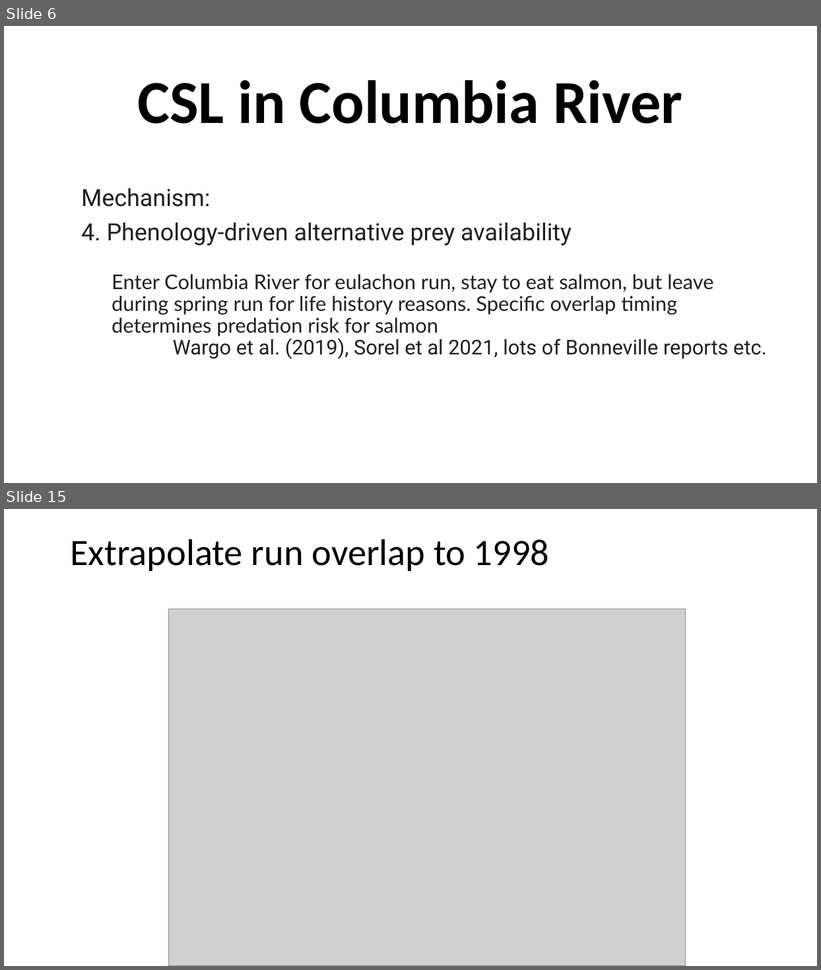
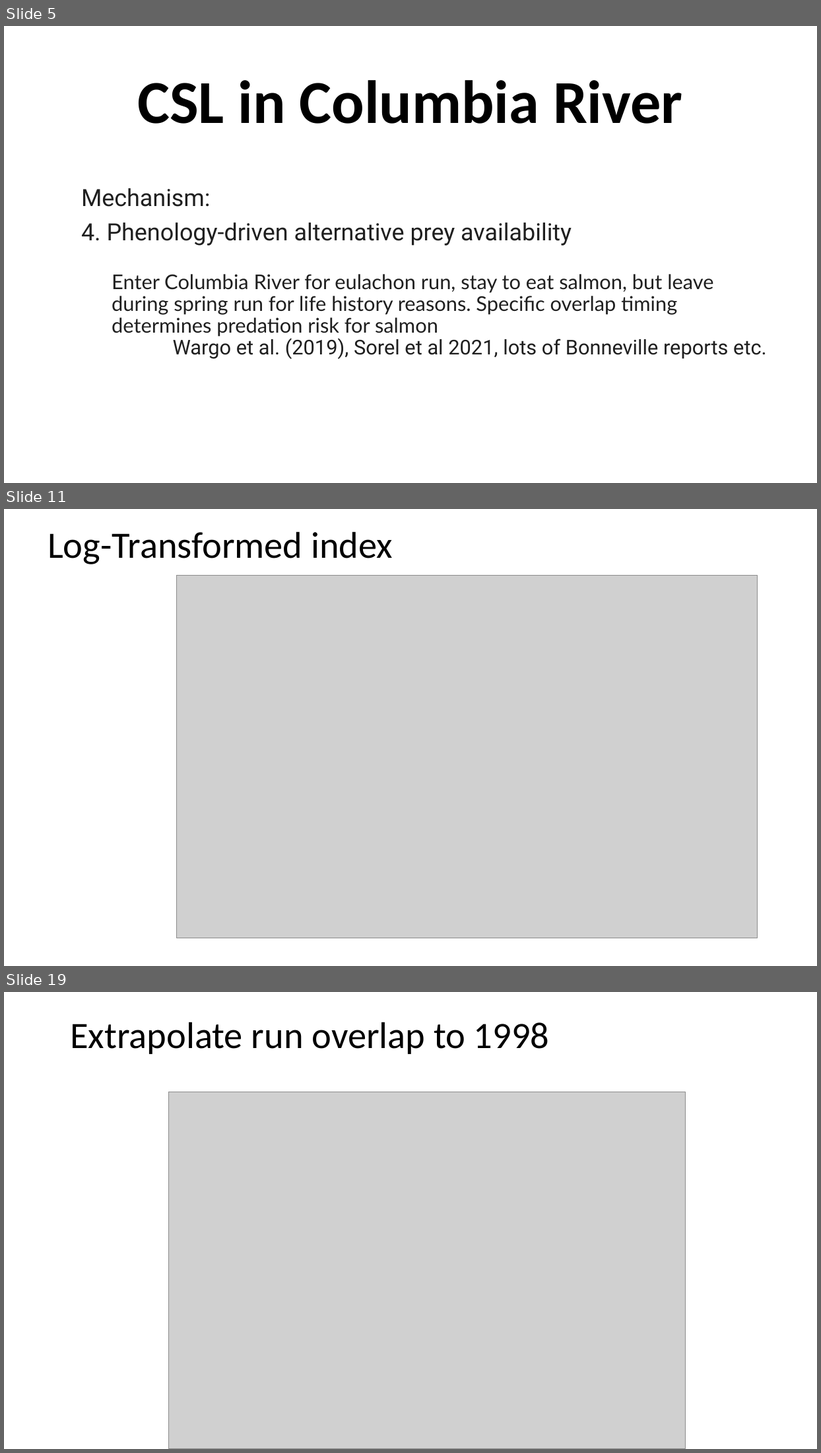
Before and after one commit to LisaCrozier-NOAA/SEM-DFO-LisaXP, a slide deck: presentations/Project update 08072026 predator indices.pptx. Shown one above the other, each under a label of ours: slides 6 and 15 before the commit, slides 5, 11 and 19 after it; the slides between them are not shown. The pictures are 821x970 and 821x1453 pixels, drawn with LibreOffice and Linux fonts; fonts in the diff are those of the drawing; grey boxes stand for pictures. Boxes give left, top, right and bottom in pixels: in the first picture for what was removed or moved away, otherwise in the second. Text is boxed around its words. In the diff, an @@ line names an element or a change of style, - is before the commit and + after.

```diff
--- a/presentations/Project update 08072026 predator indices.pptx
+++ b/presentations/Project update 08072026 predator indices.pptx
@@ slide 11 added at (4,509,817,966), background #FFFFFF @@
@@ title added at (48,531,393,564), 44 pt, text #000000 @@
+Log-Transformed index
@@ picture added at (177,576,758,939) @@
@@ what was slide 6 is now slide 5 @@
@@ what was slide 15 is now slide 19 @@
```
Also in this commit, not shown: 3 slides changed, 16 other slides added, 33 other files.
